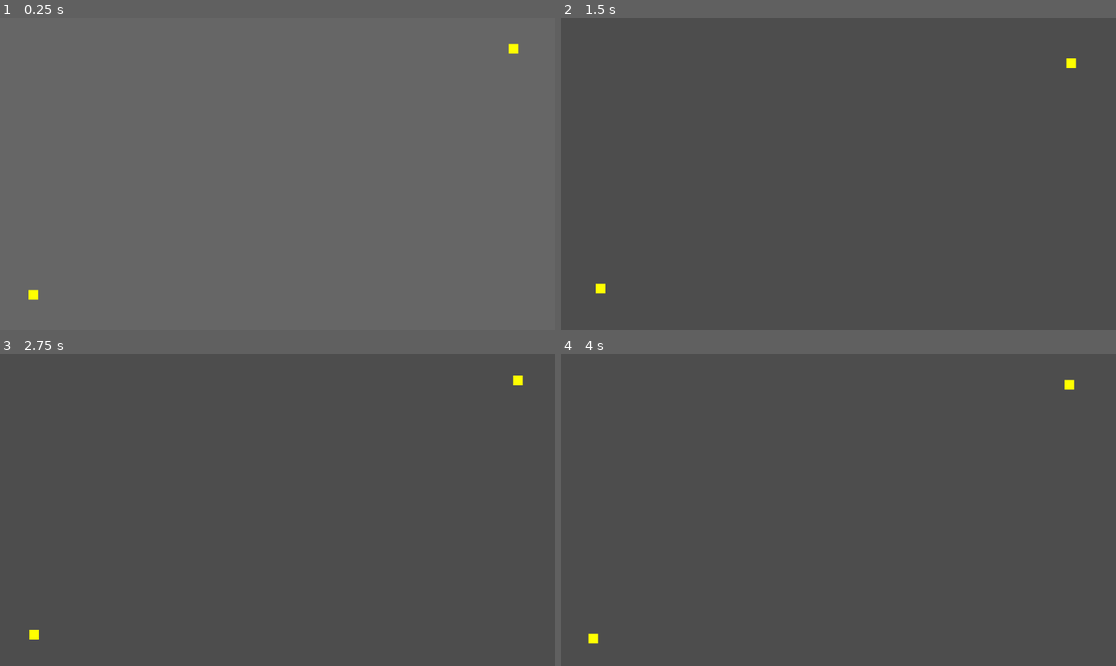
Above: before the commit, frames 1-4 (two rows, left to right).
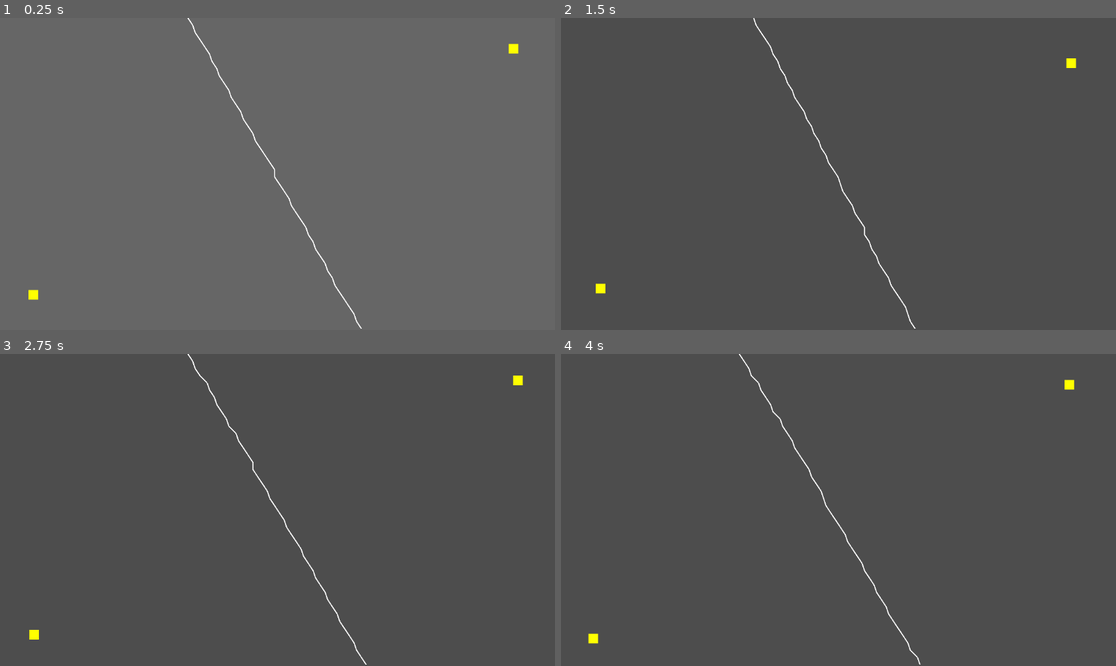
Above: after the commit, the same moments.

Repository: E-Wall6360/wod-clone
Game: Godot game, scene res://node_2d.tscn
Two runs of this game, one before a commit and one after it. Both use one fixed random seed, a clock stepped at 60 frames per second and the inputs below.
Inputs:
- Up to frame 1 (0.25 s): no input
- Up to frame 2 (1.5 s): tap Enter at 0.5 s; tap R at 0.6, 1.35 s; tap Space at 1.25 s
- Up to frame 3 (2.75 s): tap Enter at 2 s; tap R at 2.1 s
- Up to frame 4 (4 s): tap Space at 2.75 s; tap R at 2.85, 3.6 s; tap Enter at 3.5 s

The runs differ from the first frame. In frame 1, 0.3% of the frame differs, in the area x 33-66%, y 0-100%; in frame 2, 0.3%; in frame 3, 0.3%; in frame 4, 0.3%, in the area x 32-65%, y 0-100%.

Commit message:
fix the front lines calculation to use Zone Of Influence

Diff:
--- a/node_2d.gd
+++ b/node_2d.gd
@@ -9,17 +9,10 @@
     print("=== BEGIN COMBAT ===")
     spawn_cities()
 
-    # Update unit lists every second
-    var timer = Timer.new()
-    timer.wait_time = 1.0
-    timer.timeout.connect(update_unit_lists)
-    timer.autostart = true
-    add_child(timer)
-
 func spawn_cities():
     var viewport_size = get_viewport().get_visible_rect().size
-    var corner_radius = 100  # Smaller radius to keep cities on-screen
-    var margin = 50  # Keep cities away from exact edges
+    var corner_radius = 100
+    var margin = 50
 
     # Player city - bottom left corner
     var player_city = city_scene.instantiate()
@@ -41,6 +34,11 @@
     enemy_city.global_position = enemy_pos
     add_child(enemy_city)
 
+func _process(_delta):
+    update_unit_lists()
+    calculate_frontline()
+    queue_redraw()
+
 func update_unit_lists():
     player_units.clear()
     enemy_units.clear()
@@ -52,19 +50,15 @@
             elif child.team == 1:
                 enemy_units.append(child)
 
-    calculate_frontline()
-    queue_redraw()
-    print("Player units: ", player_units.size(), " Enemy units: ", enemy_units.size())
-
 func calculate_frontline():
     frontline_points.clear()
 
-    # Find the two cities first
+    # Find cities
     var player_city = null
     var enemy_city = null
 
     for child in get_children():
-        if child.has_method("_spawn_unit"):  # This identifies cities
+        if child.has_method("_spawn_unit"):
             if child.team == 0:
                 player_city = child
             elif child.team == 1:
@@ -73,32 +67,88 @@
     if not player_city or not enemy_city:
         return
 
-    # Sample points across the map
     var viewport_size = get_viewport().get_visible_rect().size
-    var sample_points_x = 20
-    var sample_points_y = 15
 
-    for x in range(sample_points_x):
-        for y in range(sample_points_y):
-            var test_point = Vector2(
-                x * viewport_size.x / sample_points_x,
-                y * viewport_size.y / sample_points_y
-            )
+    # For each row, find the frontline point
+    for y in range(0, int(viewport_size.y), 15):
+        var leftmost_x = viewport_size.x
+        var rightmost_x = 0.0
+        var valid_points = []
 
-            var dist_to_player_city = test_point.distance_to(player_city.global_position)
-            var dist_to_enemy_city = test_point.distance_to(enemy_city.global_position)
+        # Scan horizontally to find balanced influence points
+        for x in range(0, int(viewport_size.x), 10):
+            var test_point = Vector2(x, y)
 
-            # If distances are roughly equal, this point is on the frontline
-            if abs(dist_to_player_city - dist_to_enemy_city) < 30:
-                frontline_points.append(test_point)
+            # Base influence from cities
+            var player_influence = 1.0 / max(1.0, test_point.distance_to(player_city.global_position))
+            var enemy_influence = 1.0 / max(1.0, test_point.distance_to(enemy_city.global_position))
 
-    print("Base-distance frontline points: ", frontline_points.size())
+            # Add unit influence
+            for unit in player_units:
+                if unit.has_method("get_cluster_size"):
+                    var dist = max(1.0, test_point.distance_to(unit.global_position))
+                    player_influence += 0.5 / dist
+
+            for unit in enemy_units:
+                if unit.has_method("get_cluster_size"):
+                    var dist = max(1.0, test_point.distance_to(unit.global_position))
+                    enemy_influence += 0.5 / dist
+
+            # Check if balanced
+            var total = player_influence + enemy_influence
+            if total > 0:
+                var balance = abs(player_influence - enemy_influence) / total
+                if balance < 0.15:
+                    valid_points.append(test_point)
+                    leftmost_x = min(leftmost_x, x)
+                    rightmost_x = max(rightmost_x, x)
+
+        # Add midpoint of valid range for this row
+        if valid_points.size() > 0:
+            var midpoint_x = (leftmost_x + rightmost_x) / 2
+            frontline_points.append(Vector2(midpoint_x, y))
 
 func _draw():
-    # Draw frontline as a line
+    # Draw frontline as a connected line through the center of the influence balance
     if frontline_points.size() > 1:
-        for i in range(frontline_points.size() - 1):
-            draw_line(frontline_points[i], frontline_points[i + 1], Color.GRAY, 3.0)
+        var sorted_points = sort_points_for_curve(frontline_points)
+
+        # Draw connected line segments
+        for i in range(sorted_points.size() - 1):
+            draw_line(sorted_points[i], sorted_points[i + 1], Color.WHITE, 2.0)
+
+func sort_points_for_curve(points: Array) -> Array:
+    if points.size() <= 1:
+        return points
+
+    var sorted = []
+    var remaining = points.duplicate()
+
+    # Start with leftmost point
+    var current = remaining[0]
+    for point in remaining:
+        if point.x < current.x:
+            current = point
+
+    sorted.append(current)
+    remaining.erase(current)
+
+    # Always connect to nearest remaining point
+    while remaining.size() > 0:
+        var nearest = remaining[0]
+        var nearest_dist = current.distance_to(nearest)
+
+        for point in remaining:
+            var dist = current.distance_to(point)
+            if dist < nearest_dist:
+                nearest = point
+                nearest_dist = dist
+
+        sorted.append(nearest)
+        remaining.erase(nearest)
+        current = nearest
+
+    return sorted
 
 func get_frontline_points():
     return frontline_points
@@ -125,7 +175,7 @@
             restart_game()
 
 func restart_game():
-    # Remove ALL children (including timer)
+    # Remove ALL children
     for child in get_children():
         child.queue_free()
 
@@ -137,13 +187,6 @@
 
     await get_tree().process_frame
 
-    # Recreate the timer
-    var timer = Timer.new()
-    timer.wait_time = 1.0
-    timer.timeout.connect(update_unit_lists)
-    timer.autostart = true
-    add_child(timer)
-
     # Spawn new cities
     spawn_cities()
     print("Game restarted!")
